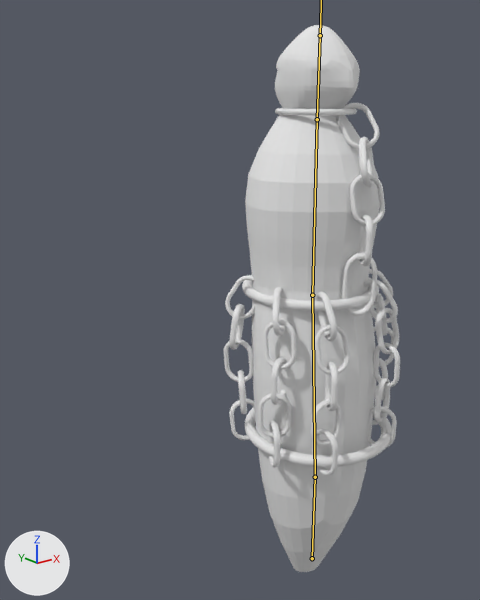
What one commit did to the FBX model Assets/Models/EnemyModels/Ghost/Ghost.fbx.
One viewpoint serves both versions: a camera (50 mm lens) standing at (-2.31, -2.32, 1.47) and looking at (0.06, 0.64, 0.28). Every picture has the same lights, and +X, +Y and +Z are marked at lower left. The bones that bend it are drawn over the model as lines.

In view in the first picture: 'GhostMesh'.
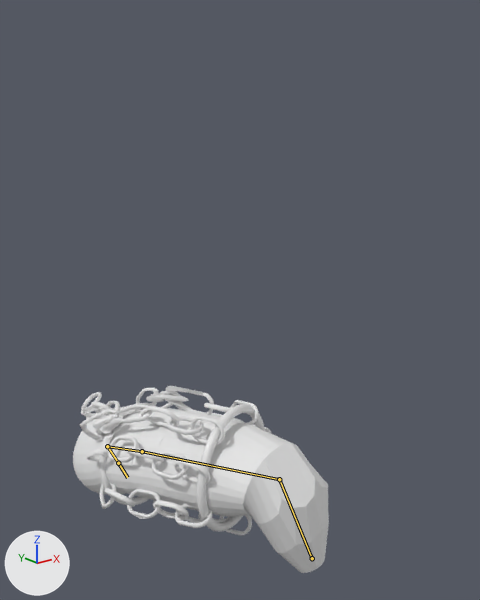
The newer file adds an action. The first version stands in its rest pose; the second is drawn at frame 7 of the action 'GhostBones|GhostHurt'.

Where the change shows, as pixel boxes [x1, y1, x2, y2] in the pictures (480 x 600 px):
'GhostMesh', posed (45% wider, 66% shorter)
    before: [224, 25, 400, 572]
    after: [73, 386, 329, 573]
bone 'Bone', root to tip
    before: (312, 558) to (315, 477)
    after: (312, 558) to (279, 479)
bone 'Bone.001', root to tip
    before: (315, 477) to (312, 295)
    after: (279, 479) to (142, 451)
bone 'Bone.002', root to tip
    before: (312, 295) to (317, 119)
    after: (142, 451) to (107, 446)
bone 'Bone.003', root to tip
    before: (317, 119) to (320, 35)
    after: (107, 446) to (118, 463)

What changed in the scene script:
```text
Change bone_bone:
    where bone_bone = bpy.data.objects['GhostBones'].pose.bones['Bone']
    bone_bone.rotation_quaternion: (1.0, 0.0, 0.0, 0.0) -> (0.969, -0.168, -0.135, 0.121)  # degrees (0, 0, 0) -> degrees (-22, -13, 17)
    bone_bone.scale: (1.0, 1.0, 1.0) -> (0.95, 0.95, 0.95)
Change bone_bone_001:
    where bone_bone_001 = bpy.data.objects['GhostBones'].pose.bones['Bone.001']  # child of 'Bone'
    bone_bone_001.rotation_quaternion: (1.0, 0.0, 0.0, 0.0) -> (0.752, -0.55, 0.335, 0.138)  # degrees (0, 0, 0) -> degrees (-77, 41, -12)
Change bone_bone_002:
    where bone_bone_002 = bpy.data.objects['GhostBones'].pose.bones['Bone.002']  # child of 'Bone.001'
    bone_bone_002.rotation_quaternion: (1.0, 0.0, 0.0, 0.0) -> (0.931, -0.204, -0.182, -0.24)  # degrees (0, 0, 0) -> degrees (-19, -26, -25)
Change bone_bone_003:
    where bone_bone_003 = bpy.data.objects['GhostBones'].pose.bones['Bone.003']  # child of 'Bone.002'
    bone_bone_003.rotation_quaternion: (1.0, 0.0, 0.0, 0.0) -> (0.951, -0.284, -0.103, -0.07)  # degrees (0, 0, 0) -> degrees (-33, -14, -4)
    bone_bone_003.scale: (1.0, 1.0, 1.0) -> (1.26, 1.26, 1.26)
```
